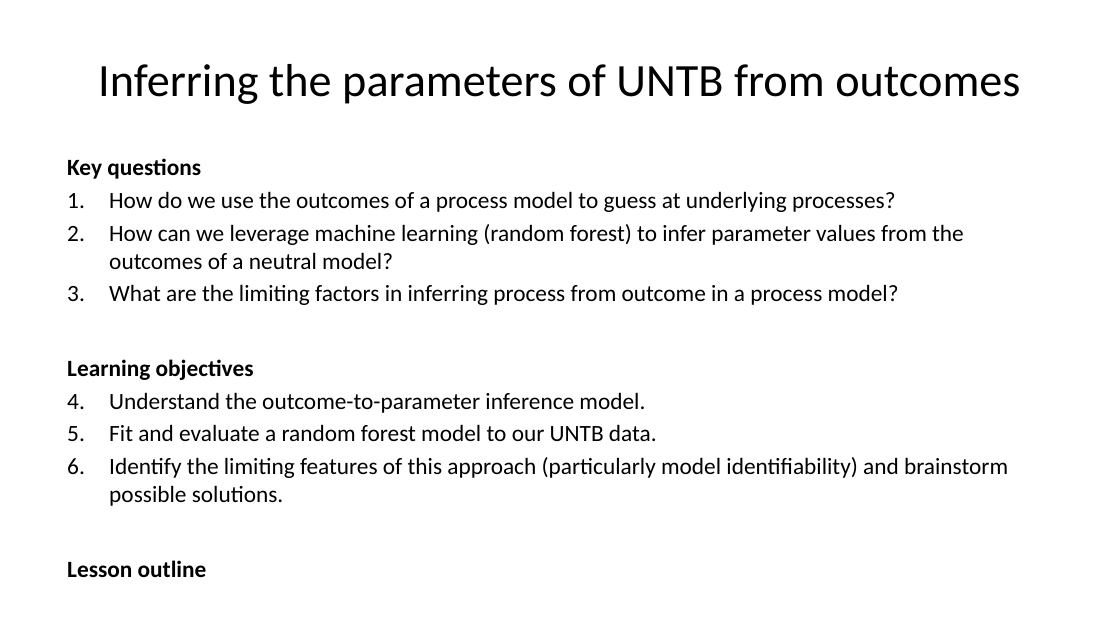
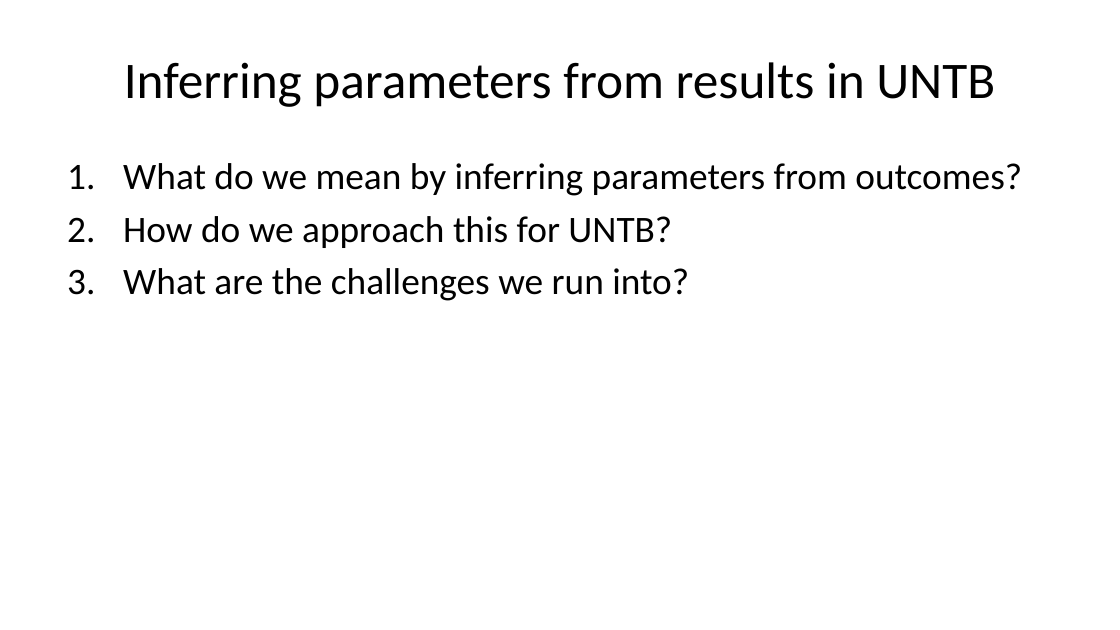
Before and after one commit to role-model/process-models-workshop, a slide deck: slide 50 of slides/slides_polishing.pptx (slide 49 before the commit). Drawn at 1120x630 pixels with LibreOffice and Linux fonts; fonts in the diff are those of the drawing. Boxes give left, top, right and bottom in pixels: in the first picture for what was removed or moved away, otherwise in the second. Text is boxed around its words. In the diff, an @@ line names an element or a change of style, - is before the commit and + after.

Commit message:
everything but code and viz screenshots for RF on neutral

```diff
--- a/slides/slides_polishing.pptx
+++ b/slides/slides_polishing.pptx
@@ title at (124,62,995,107): text changed; size 29.7 to 33 pt @@
-Inferring the parameters of UNTB from outcomes
+Inferring parameters from results in UNTB
@@ text at (123,163,1022,301): text changed; size 15 to 24 pt @@
-Key questions
-1. How do we use the outcomes of a process model to guess at underlying processes?
-2. How can we leverage machine learning (random forest) to infer parameter values from the outcomes of a neutral model?
-3. What are the limiting factors in inferring process from outcome in a process model?
-Learning objectives
-1. Understand the outcome-to-parameter inference model.
-2. Fit and evaluate a random forest model to our UNTB data.
-3. Identify the limiting features of this approach (particularly model identifiability) and brainstorm possible solutions.
-Lesson outline
+1. What do we mean by inferring parameters from outcomes?
+2. How do we approach this for UNTB?
+3. What are the challenges we run into?
```
Also in this commit, not shown: 18 slides added, 5 slides removed.
